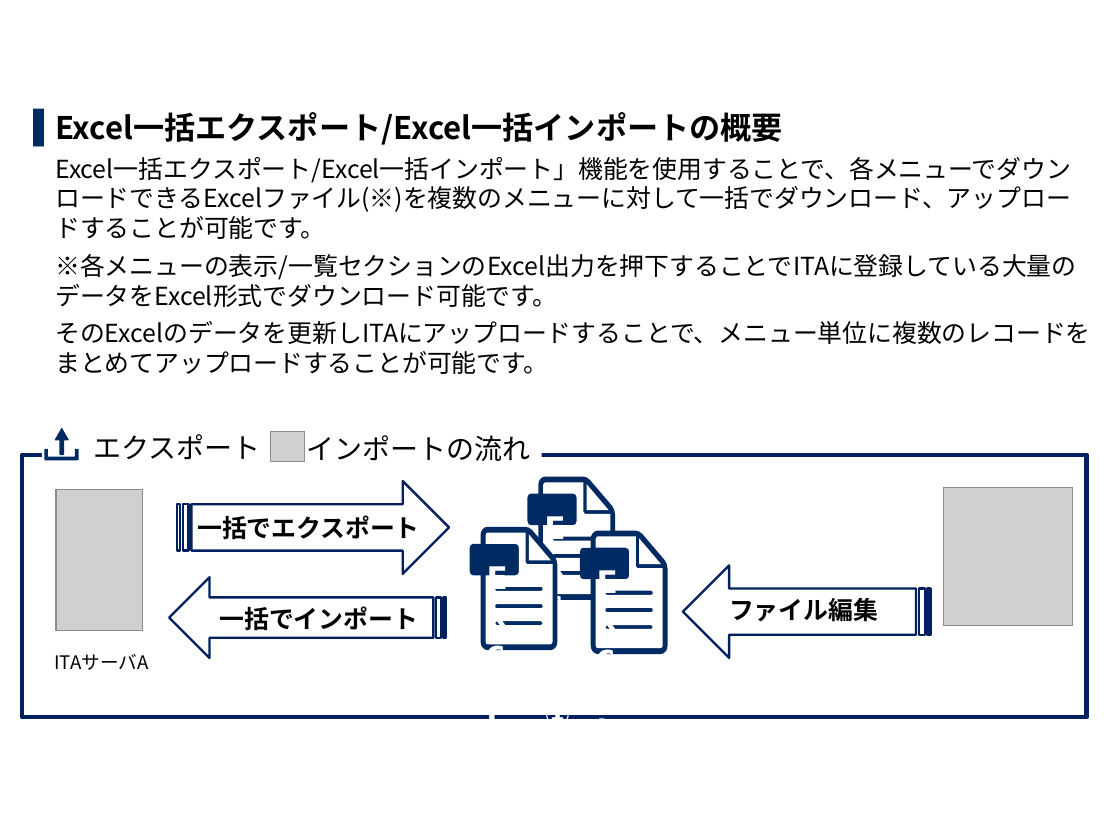
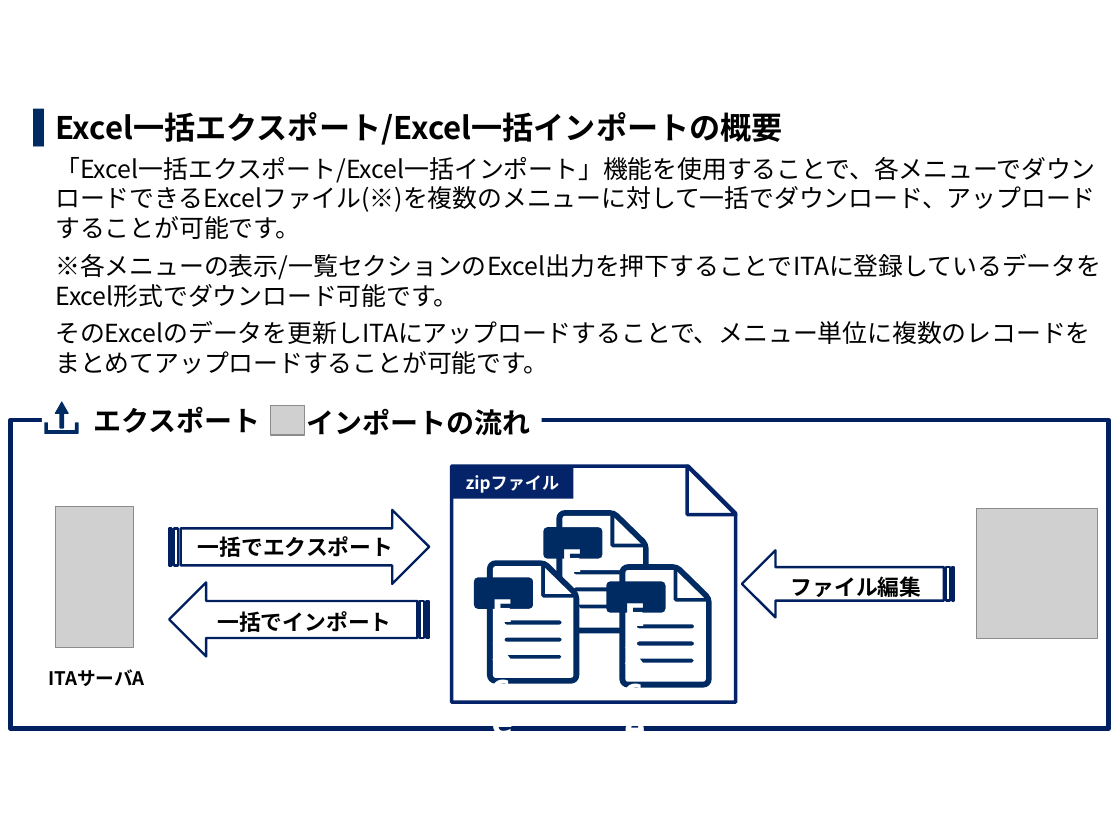
Before and after one commit to exastro-suite/it-automation-docs, a slide deck: slide 16 of asset/Learn_ja/ITA-export-import_classroom_lecture.pptx (slide 13 before the commit). Drawn at 1120x840 pixels with LibreOffice and Linux fonts; fonts in the diff are those of the drawing; grey boxes stand for pictures; background and template pictures are left out. Boxes give left, top, right and bottom in pixels: in the first picture for what was removed or moved away, otherwise in the second. Text is boxed around its words. In the diff, an @@ line names an element or a change of style, - is before the commit and + after.

```diff
--- a/asset/Learn_ja/ITA-export-import_classroom_lecture.pptx
+++ b/asset/Learn_ja/ITA-export-import_classroom_lecture.pptx
@@ text at (55, 157, 1101, 307): text changed @@
-Excel一括エクスポート/Excel一括インポート」機能を使用することで、各メニューでダウン
-ロードできるExcelファイル(※)を複数のメニューに対して一括でダウンロード、アップロー
-ドすることが可能です。
-※各メニューの表示/一覧セクションのExcel出力を押下することでITAに登録している大量のデータをExcel形式でダウンロード可能です。
+「Excel一括エクスポート/Excel一括インポート」機能を使用することで、各メニューでダウンロードできるExcelファイル(※)を複数のメニューに対して一括でダウンロード、アップロードすることが可能です。
+※各メニューの表示/一覧セクションのExcel出力を押下することでITAに登録しているデータをExcel形式でダウンロード可能です。
@@ 2 texts, 1 picture, 1 freeform shape: place and size @@
-2 texts, 1 picture, 1 freeform shape at (45, 428, 531, 461)
+2 texts, 1 picture, 1 freeform shape at (45, 401, 531, 435)
@@ rectangle: place and size @@
-rectangle at (22, 455, 1088, 717)
+rectangle at (10, 420, 1108, 729)
@@ snip rect added at (451, 466, 736, 702), outline #042368 2.25 pt @@
@@ rectangle added at (451, 466, 573, 498), fill #042368, 11 pt, text #FFFFFF, bold @@
+zipファイル
@@ right triangle added at (688, 466, 736, 514), outline #042368 2.25 pt @@
@@ picture: place and size @@
-picture at (56, 489, 142, 631)
+picture at (55, 506, 133, 647)
@@ picture: place and size @@
-picture at (943, 487, 1072, 625)
+picture at (977, 508, 1098, 638)
@@ striped right arrow "一括でエクスポート": place and size @@
-striped right arrow "一括でエクスポート" at (177, 482, 449, 575)
+striped right arrow "一括でエクスポート" at (169, 510, 429, 584)
@@ freeform shape: place and size @@
-freeform shape at (528, 477, 615, 600)
+freeform shape at (543, 510, 648, 633)
@@ text "Excel①" rewrapped from (533, 503, 572, 519) to (550, 536, 597, 552) @@
@@ freeform shape: place and size @@
-freeform shape at (543, 483, 610, 595)
+freeform shape at (562, 516, 643, 628)
@@ freeform shape: place and size @@
-freeform shape at (469, 526, 557, 650)
+freeform shape at (474, 560, 579, 683)
@@ freeform shape: place and size @@
-freeform shape at (486, 533, 553, 645)
+freeform shape at (493, 567, 573, 679)
@@ freeform shape: place and size @@
-freeform shape at (580, 531, 668, 654)
+freeform shape at (606, 564, 711, 688)
@@ striped right arrow: place and size @@
-striped right arrow at (683, 566, 931, 659)
+striped right arrow at (741, 550, 954, 617)
@@ size 16 to 14 pt in 3 elements at (169, 510, 429, 584), (217, 611, 391, 632), (791, 576, 922, 601) @@
@@ text "ファイル編集": place and size @@
-text "ファイル編集" at (729, 598, 878, 622)
+text "ファイル編集" at (791, 576, 922, 601)
@@ striped right arrow: place and size @@
-striped right arrow at (169, 577, 446, 657)
+striped right arrow at (169, 582, 429, 656)
@@ text "Excel②" rewrapped from (476, 552, 515, 568) to (480, 586, 528, 601) @@
@@ text "Excel③" rewrapped from (586, 557, 625, 572) to (614, 590, 661, 606) @@
@@ freeform shape: place and size @@
-freeform shape at (596, 536, 663, 648)
+freeform shape at (625, 570, 706, 682)
@@ bold on in 3 elements at (93, 406, 260, 433), (307, 408, 531, 435), (48, 669, 145, 686) @@
@@ text "ITAサーバA": place and size @@
-text "ITAサーバA" at (54, 654, 148, 670)
+text "ITAサーバA" at (48, 669, 145, 686)
```
Also in this commit, not shown: 13 other slides changed, 3 slides added, 1 other file.
